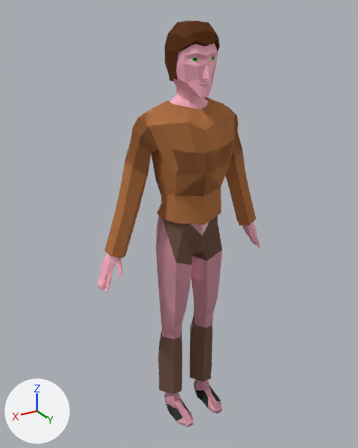
What one commit did to the Blender file Assets/Models/Blend/Humans/Human.blend.
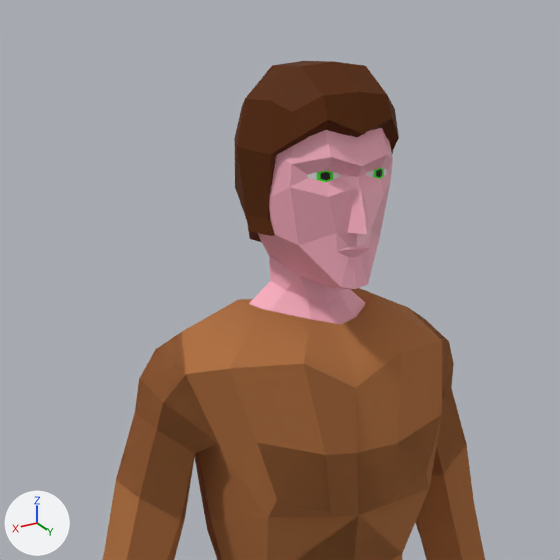
Each version is shown whole from a 50 mm camera at (1.075, 1.688, 1.854) aimed at (0.029, -0.055, 0.983), then close up on the part from 24% to 77% of the width and 0% to 42% of the height. Every picture has the same lights, and +X, +Y and +Z are marked at lower left.

Names of what the first close-up shows: 'Hair', 'Head', 'Shirt'.
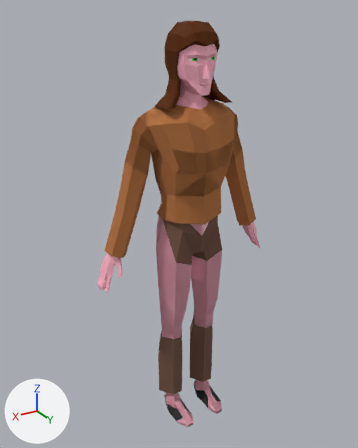
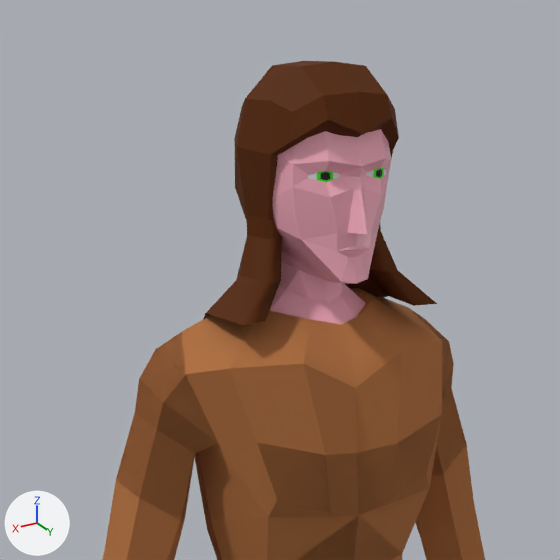
Commit message: Improved human model

Pixel boxes (x1, y1, x2, y2) of what changed, in the close-ups (560 x 560 px; the box of a moved part takes in the faces that stretch with it):
'Hair', reshaped (41% wider, 46% taller)
    before: (234, 61, 399, 242)
    after: (204, 61, 437, 325)
'Head', reshaped
    before: (249, 128, 393, 324)
    after: (269, 129, 391, 324)
part 1 of me_cube_001, built on
    before: (234, 138, 275, 242)
    after: (204, 138, 437, 325)
part 2 of me_cube_011, moved or reshaped
    before: (258, 128, 393, 299)
    after: (272, 129, 391, 299)

Patch to the scene script:
```diff
--- a/Assets/Models/Blend/Humans/Human.blend.py
+++ b/Assets/Models/Blend/Humans/Human.blend.py
@@ me_cube_001 @@
 # used by ob_hair; location = (0.0, 0.0, 1.72); scale = (1.13, 1.13, 1.13)
-me_cube_001.from_pydata(...)  # 114 vertices, 114 faces; spans x -0.088..0.088, y -0.101..0.088, z -0.114..0.088
+me_cube_001.from_pydata(...)  # 158 vertices, 158 faces; spans x -0.133..0.133, y -0.109..0.088, z -0.223..0.088
+# me_cube_001 part 1
+# 8 vertices are removed from x -0.076..0.076, y -0.064..0.019, z -0.105..-0.091
+# 22 faces are deleted
+# 6 vertices in x -0.076..0.076, y -0.072..-0.034, z -0.094..-0.074 move by (0.0, 0.0, -0.001)
+# 4 vertices in x -0.063..0.063, y -0.058..-0.025, z -0.11..-0.09 move by (0.0, -0.003, -0.004)
+# 8 vertices move from x -0.042..0.042, y -0.07..-0.052, z -0.114..-0.092 to x -0.042..0.042, y -0.072..-0.054, z -0.117..-0.093
+# 52 vertices are added at x -0.133..0.133, y -0.109..0.055, z -0.223..0.056
+# 66 new faces join them
 me_cube_001.materials.append(mat_hair)
@@ me_cube_011 @@
 # used by ob_head; location = (0.0, 0.0, 0.0)
-me_cube_011.from_pydata(...)  # 159 vertices, 158 faces; spans x -0.088..0.088, y -0.101..0.113, z 1.494..1.799
+me_cube_011.from_pydata(...)  # 157 vertices, 156 faces; spans x -0.087..0.087, y -0.101..0.113, z 1.494..1.799
+# me_cube_011 part 2
+# 26 vertices are removed from x -0.05..0.05, y 0.074..0.093, z 1.667..1.697
+# 48 faces are deleted
+# 6 vertices in x -0.088..-0.066, y -0.077..0.057, z 1.672..1.75 move by (0.002, 0.0, 0.0)
+# 6 vertices in x 0.066..0.088, y -0.077..0.057, z 1.672..1.75 move by (-0.002, 0.0, 0.0)
+# 3 vertices in x -0.037..0.037, y 0.013..0.059, z 1.548..1.563 move by (0.0, 0.0, 0.007)
+# 3 vertices in x -0.088..-0.076, y -0.033..0.053, z 1.661..1.677 move by (0.005, 0.0, 0.0)
+# 3 vertices in x -0.026..0.026, y 0.083..0.091, z 1.622..1.689 move by (0.0, 0.003, 0.0)
+# 3 vertices in x 0.076..0.088, y -0.033..0.053, z 1.661..1.677 move by (-0.005, 0.0, 0.0)
+# 24 vertices move from x -0.079..0.079, y -0.071..0.093, z 1.553..1.76 to x -0.074..0.074, y -0.071..0.091, z 1.559..1.76
+# 24 vertices are added at x -0.079..0.079, y -0.093..0.106, z 1.643..1.697
+# 46 new faces join them
 me_cube_011.materials.append(mat_skin)
-me_cube_011.materials.append(mat_eye_white)  # white #e7e7e7
-me_cube_011.materials.append(mat_eye_black)  # black #000000
-me_cube_011.materials.append(mat_eye_color)  # green #3be700
```
